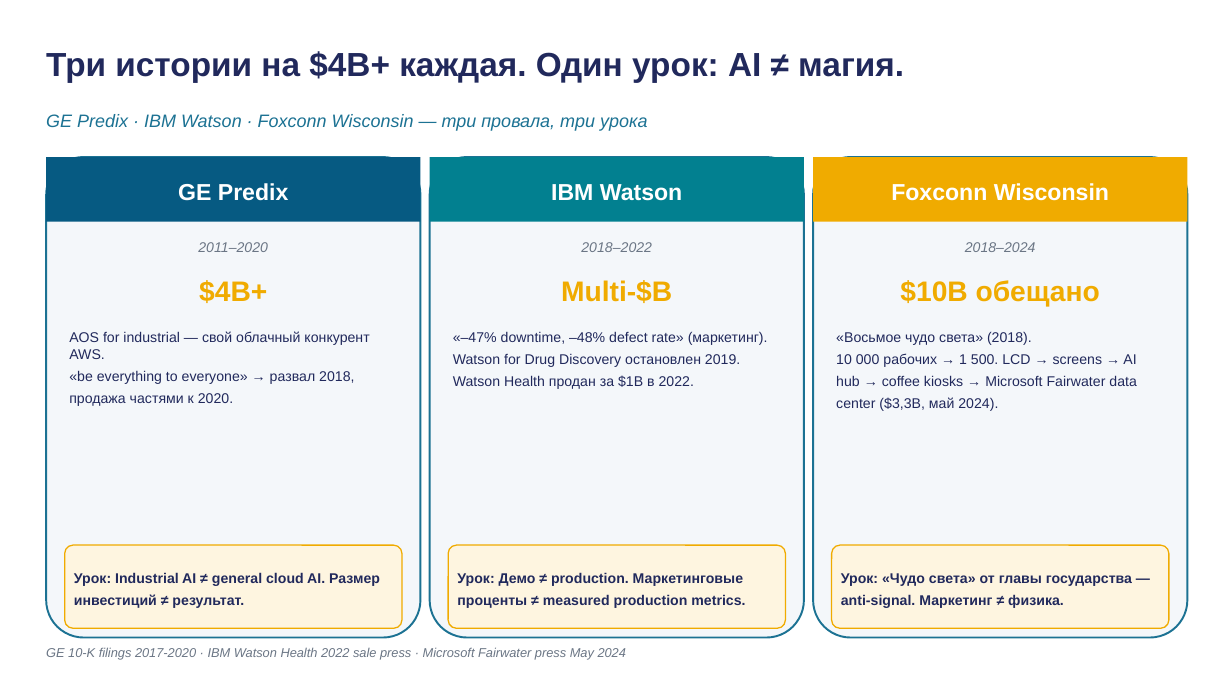
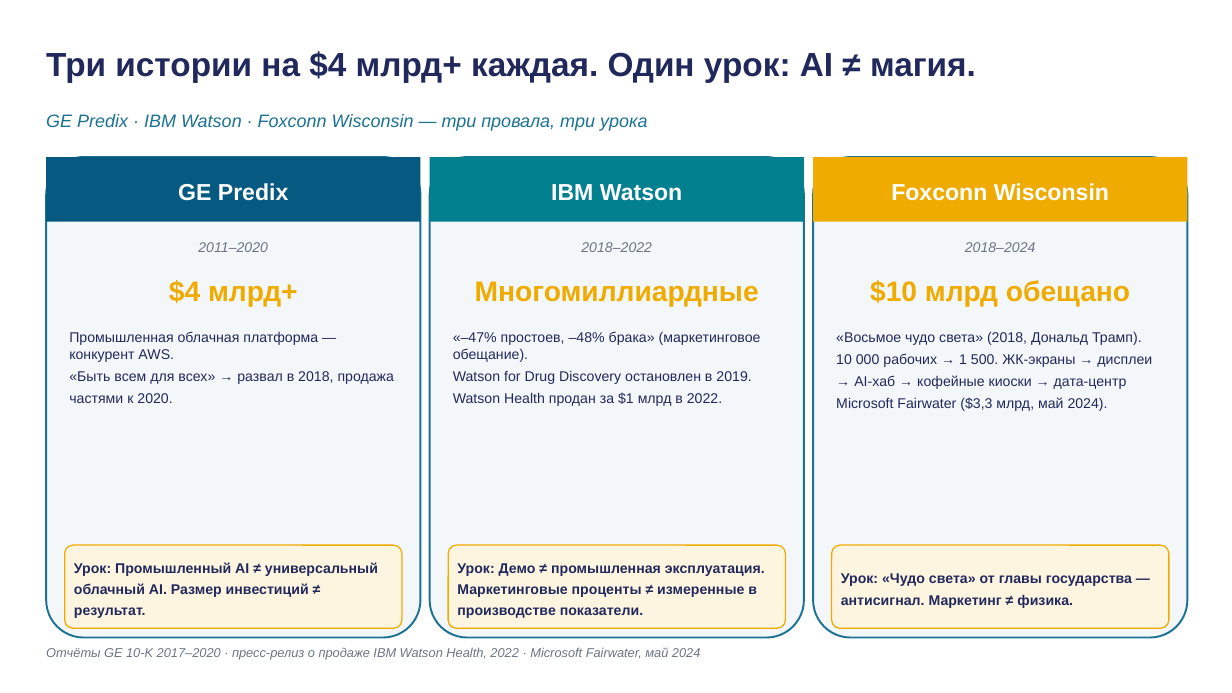
Before and after one commit to tellina-study/AI-usage-lessons, a slide deck: slide 12 of library/lectures/lec-11/rendered/lec-11.pptx. Drawn at 1232x693 pixels with LibreOffice and Linux fonts; fonts in the diff are those of the drawing. Boxes give left, top, right and bottom in pixels: in the first picture for what was removed or moved away, otherwise in the second. Text is boxed around its words. In the diff, an @@ line names an element or a change of style, - is before the commit and + after.

```diff
--- a/library/lectures/lec-11/rendered/lec-11.pptx
+++ b/library/lectures/lec-11/rendered/lec-11.pptx
@@ text at [46, 51, 976, 82]: text changed @@
-Три истории на $4B+ каждая. Один урок: AI ≠ магия.
+Три истории на $4 млрд+ каждая. Один урок: AI ≠ магия.
@@ text at [169, 280, 298, 307]: text changed @@
-$4B+
+$4 млрд+
@@ text at [475, 281, 759, 307]: text changed @@
-Multi-$B
+Многомиллиардные
@@ text at [870, 280, 1130, 307]: text changed @@
-$10B обещано
+$10 млрд обещано
@@ text at [69, 331, 395, 403]: text changed @@
-AOS for industrial — свой облачный конкурент AWS.
-«be everything to everyone» → развал 2018, продажа частями к 2020.
+Промышленная облачная платформа — конкурент AWS.
+«Быть всем для всех» → развал в 2018, продажа частями к 2020.
@@ text at [453, 331, 761, 406]: text changed @@
-«–47% downtime, –48% defect rate» (маркетинг).
-Watson for Drug Discovery остановлен 2019. Watson Health продан за $1B в 2022.
+«–47% простоев, –48% брака» (маркетинговое обещание).
+Watson for Drug Discovery остановлен в 2019. Watson Health продан за $1 млрд в 2022.
@@ text at [836, 332, 1142, 411]: text changed @@
-«Восьмое чудо света» (2018).
-10 000 рабочих → 1 500. LCD → screens → AI hub → coffee kiosks → Microsoft Fairwater data center ($3,3B, май 2024).
+«Восьмое чудо света» (2018, Дональд Трамп).
+10 000 рабочих → 1 500. ЖК-экраны → дисплеи → AI-хаб → кофейные киоски → дата-центр Microsoft Fairwater ($3,3 млрд, май 2024).
@@ text at [74, 562, 378, 618]: text changed @@
-Урок: Industrial AI ≠ general cloud AI. Размер инвестиций ≠ результат.
+Урок: Промышленный AI ≠ универсальный облачный AI. Размер инвестиций ≠ результат.
@@ text at [457, 563, 765, 618]: text changed @@
-Урок: Демо ≠ production. Маркетинговые проценты ≠ measured production metrics.
+Урок: Демо ≠ промышленная эксплуатация. Маркетинговые проценты ≠ измеренные в производстве показатели.
@@ text at [841, 573, 1132, 608]: text changed @@
-Урок: «Чудо света» от главы государства — anti-signal. Маркетинг ≠ физика.
+Урок: «Чудо света» от главы государства — антисигнал. Маркетинг ≠ физика.
@@ text at [46, 647, 701, 660]: text changed @@
-GE 10-K filings 2017-2020 · IBM Watson Health 2022 sale press · Microsoft Fairwater press May 2024
+Отчёты GE 10-K 2017–2020 · пресс-релиз о продаже IBM Watson Health, 2022 · Microsoft Fairwater, май 2024
```
Also in this commit, not shown: 37 other slides changed, 3 slides added, 1 slide removed, 7 other files.
